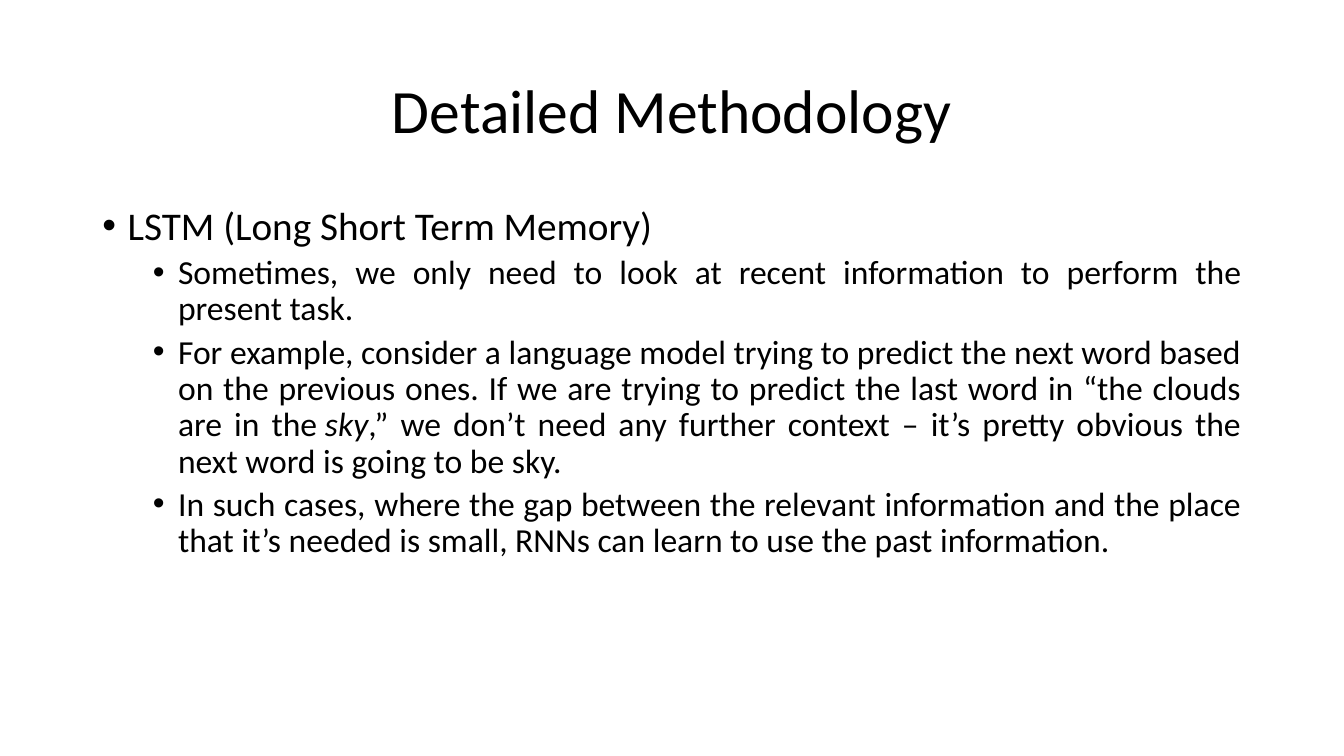
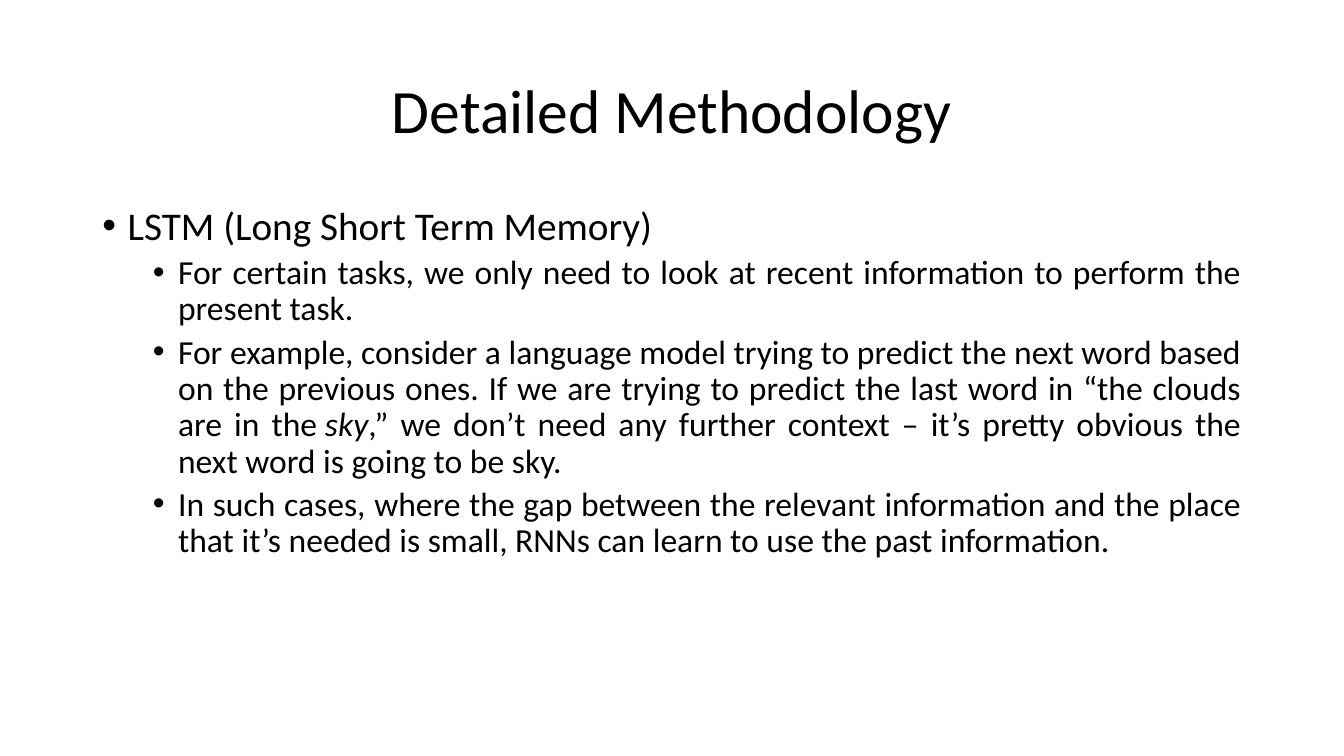
Before and after one commit to HarshaKy/text-classifier, a slide deck: slide 19 of docs/presentation/Presentation.pptx. Drawn at 1344x756 pixels with LibreOffice and Linux fonts; fonts in the diff are those of the drawing. Boxes give left, top, right and bottom in pixels: in the first picture for what was removed or moved away, otherwise in the second. Text is boxed around its words. In the diff, an @@ line names an element or a change of style, - is before the commit and + after.

```diff
--- a/docs/presentation/Presentation.pptx
+++ b/docs/presentation/Presentation.pptx
@@ text at [178,260,1241,326]: text changed @@
-  • Sometimes, we only need to look at recent information to perform the present task.
+  • For certain tasks, we only need to look at recent information to perform the present task.
```
Also in this commit, not shown: 8 other slides changed, 3 other files.
